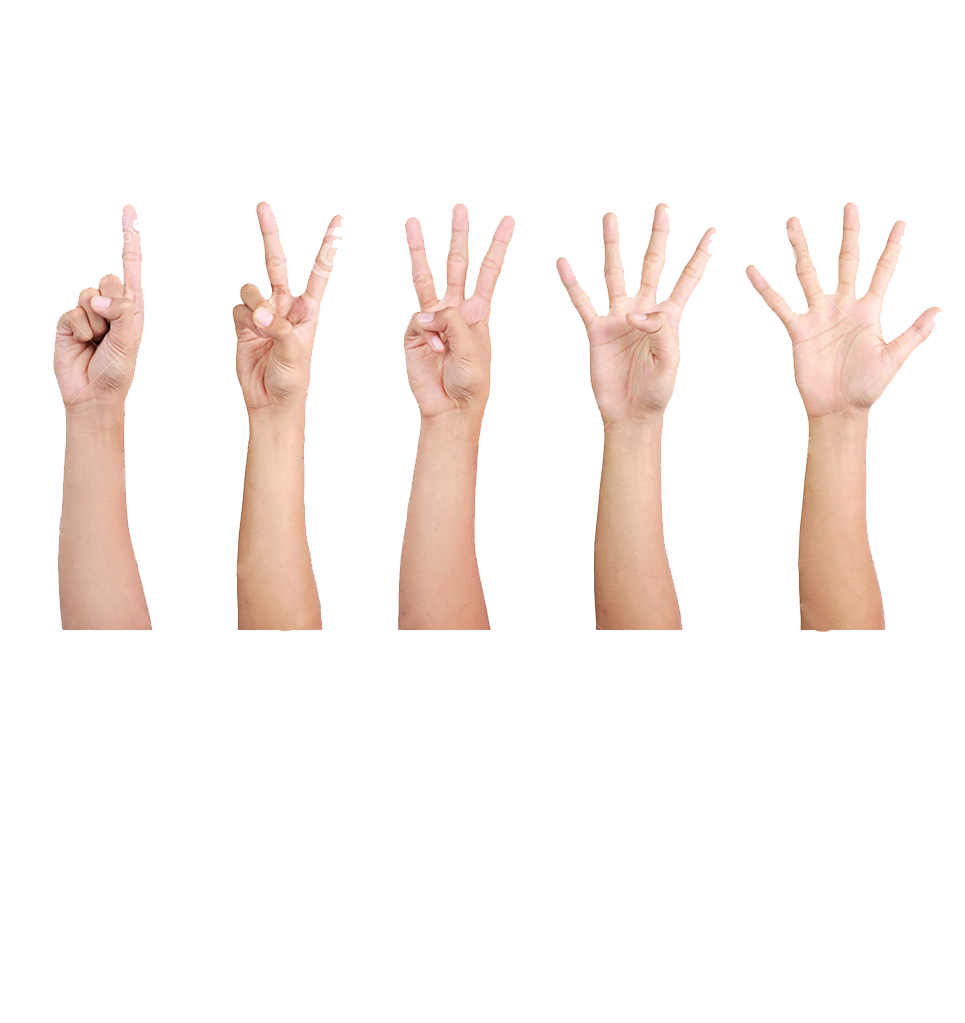
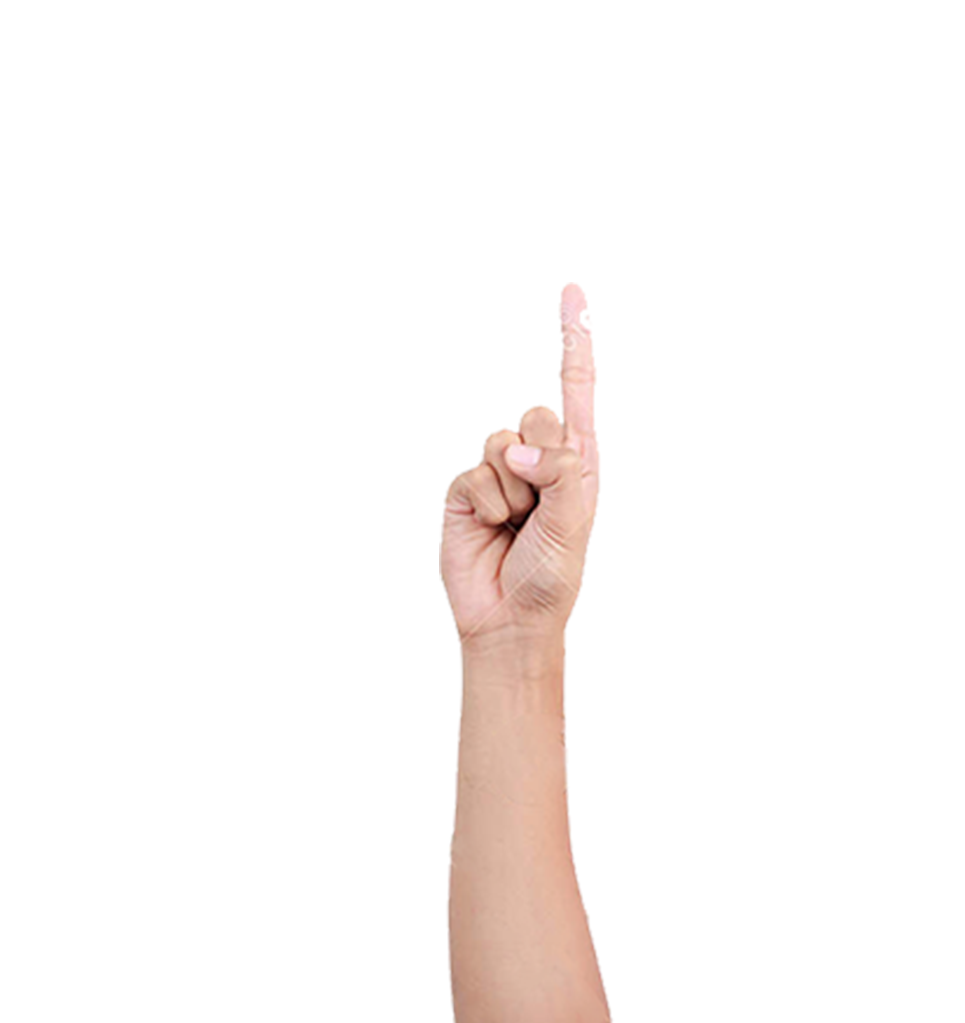
Comparing the layer stacks of the two (965, 1023) images. Changes:
painted on "Layer 1" over [53, 201, 943, 1023]
